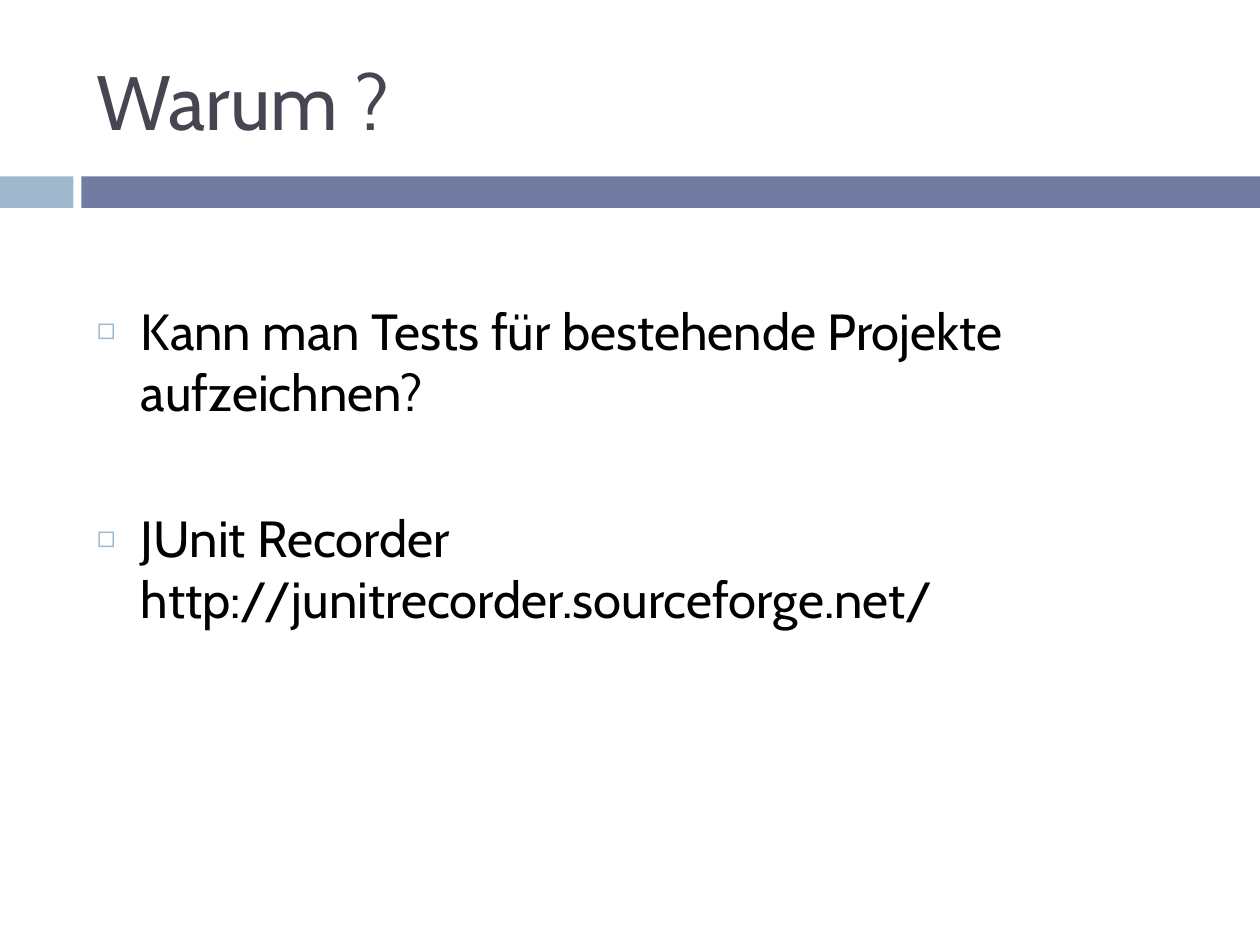
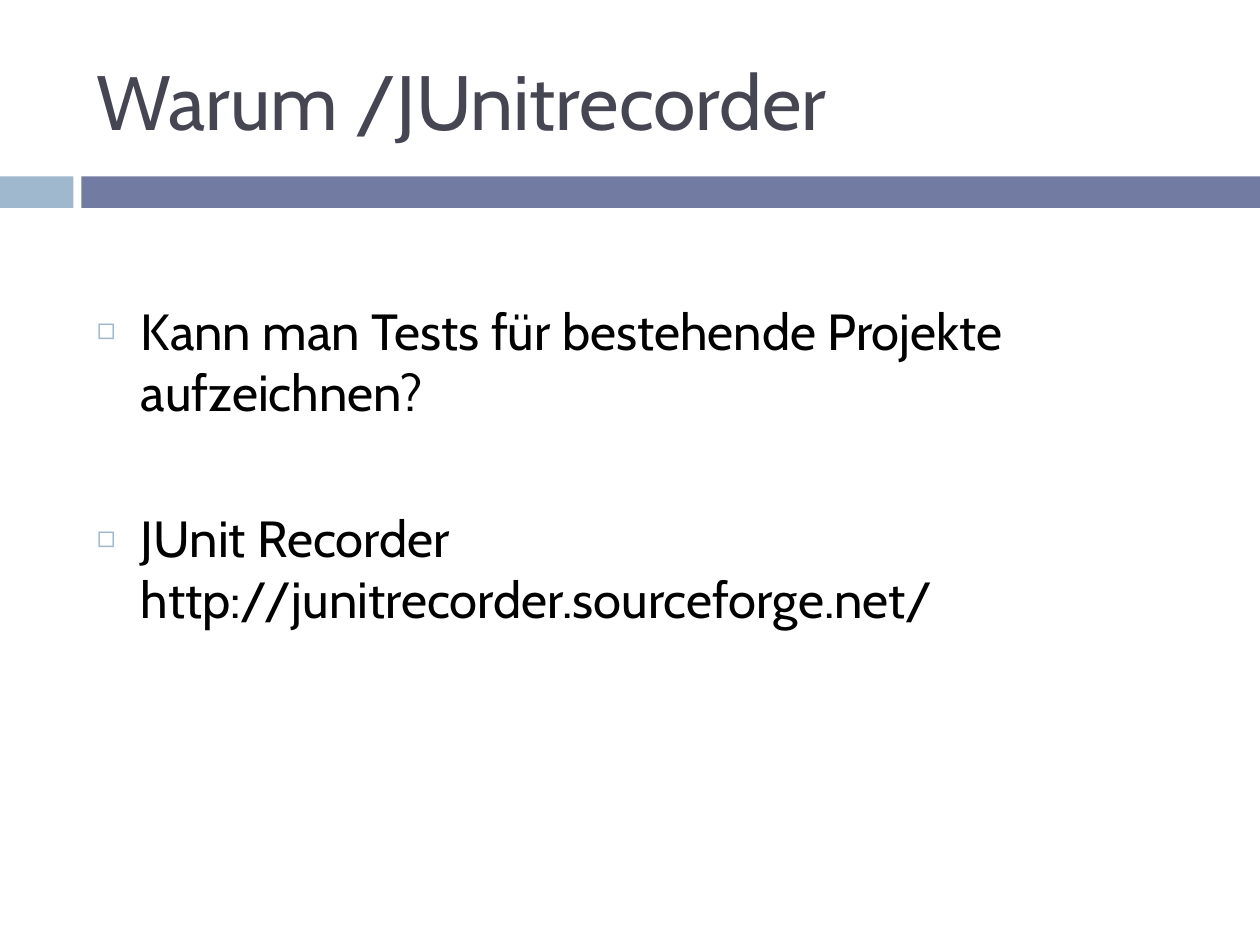
Before and after one commit to RainerW/sdc2012, a slide deck: slide 4 of presentation/aop.pptm. Drawn at 1260x945 pixels with LibreOffice and Linux fonts; fonts in the diff are those of the drawing. Boxes give left, top, right and bottom in pixels: in the first picture for what was removed or moved away, otherwise in the second. Text is boxed around its words. In the diff, an @@ line names an element or a change of style, - is before the commit and + after.

```diff
--- a/presentation/aop.pptm
+++ b/presentation/aop.pptm
@@ title at <box>97,72,826,144</box>: text changed @@
-Warum ?
+Warum /JUnitrecorder
```
Also in this commit, not shown: 4 other slides changed, 2 other files.
